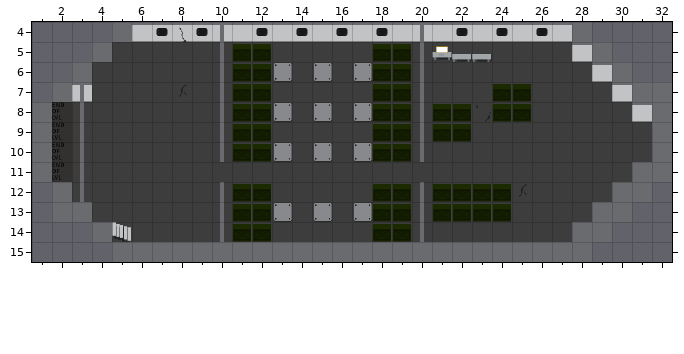
A Tiled map gets an edit: SurvivalOfThe/Assets/Resources/Tiledmaps/tutorial_ex.tmx. Above is the file before it was changed.
Cells are 32x32 px. Shown: x 1..32, y 4..15.
The result:
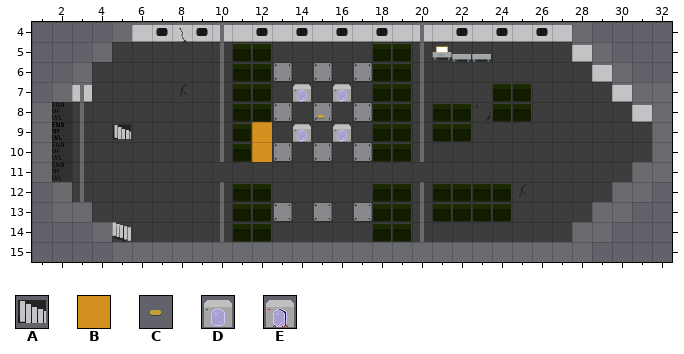
Key: from "tileset": A 3, B 25, C 64, D 84, E 85.
_ is an empty cell.
Objects are placed by their top-left corner, in cells (3,4 is the top-left corner of cell 3,4); size is 1x1 cell unless given.
The edit:
Changed rows in their new state; . is an unchanged cell.
Layer "BOT_2":
first column x 14:
 7 E.E
 9 E.E
Layer "BOT_O":
added: D "animal_stasis_pot_2" at 16,7
added: D "animal_stasis_pot_1" at 14,7
added: D "animal_stasis_pot_3" at 14,9
added: D "animal_stasis_pot_4" at 16,9
Layer "TOP_O" (now shown):
added: C "button_top" at 14.9,8.2
added: A "stairs_top" at 5,9
added: B "fire2" at 12,9
added: B "fire1" at 12,10
